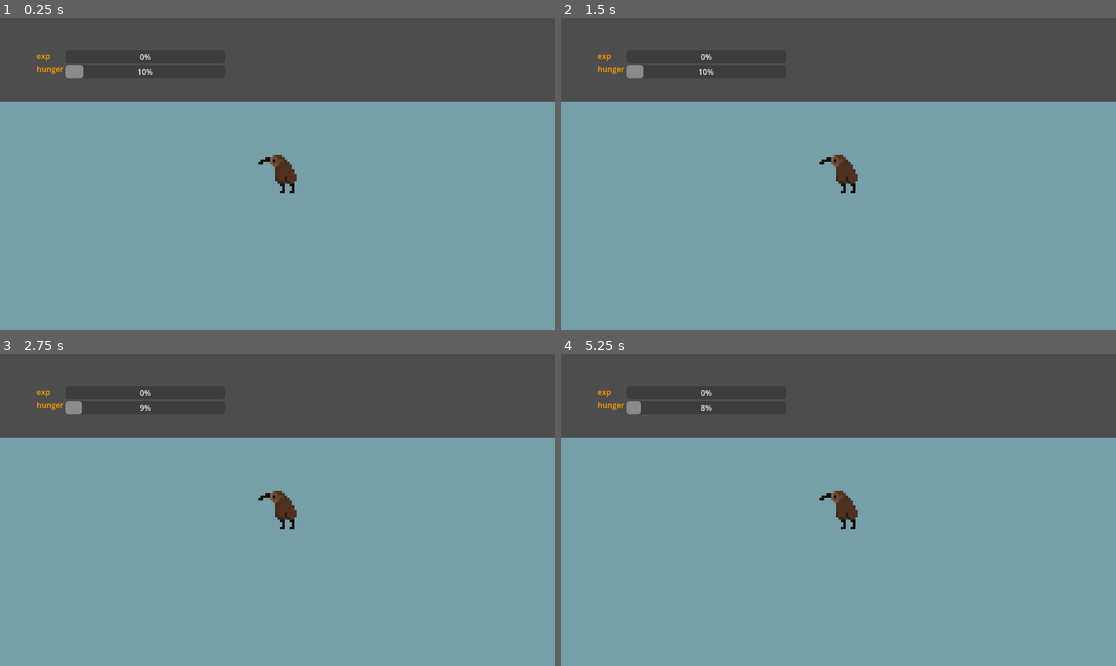
Above: before the commit, frames 1-4 (two rows, left to right).
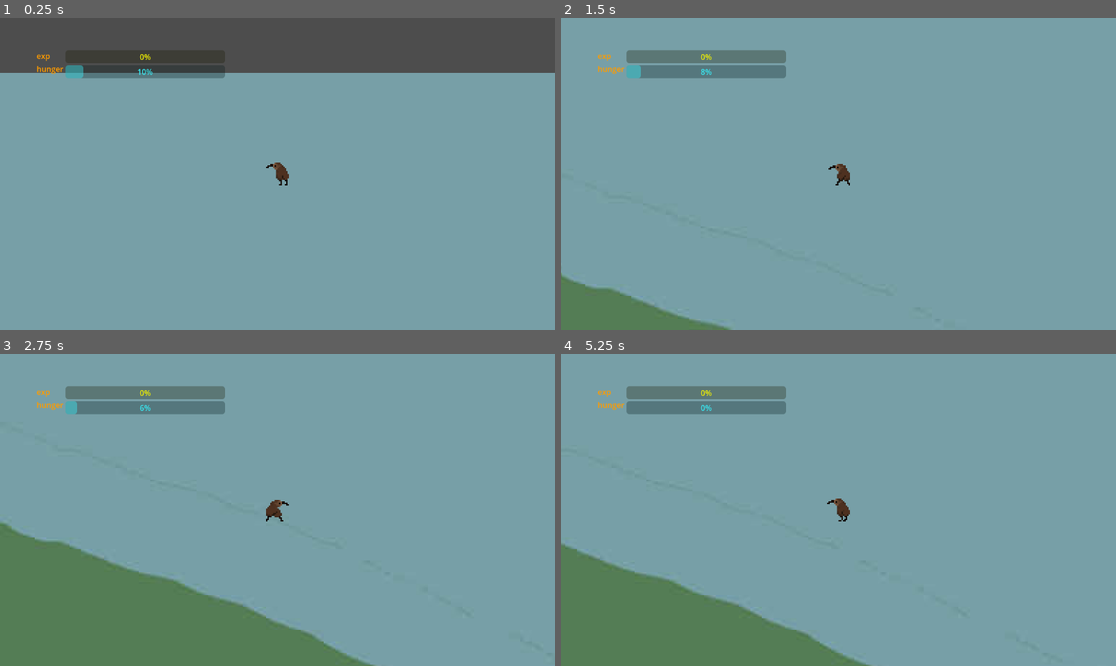
Above: after the commit, the same moments.

Repository: 2192375d/spring2djam
Game: Godot game, scene res://world/World.tscn
The game is run twice, just before and just after one commit, with the same random seed, the same clock (stepped at 60 frames per second) and the same inputs. The engine's default icon, where the game draws it, is replaced by a stand-in: a white triangle on a blue panel in a dark square.
Inputs:
- Up to frame 1 (0.25 s): no input
- Up to frame 2 (1.5 s): hold D (right) from 0.53 s (still down); tap W (up) at 0.6, 0.77, 1.07 s; tap Space (space) at 1.35 s
- Up to frame 3 (2.75 s): tap W (up) at 1.52, 1.55, 1.82, 2.1 s; release D (right) at 2.03 s; hold A (left) from 2.03 s (still down)
- Up to frame 4 (5.25 s): release A (left) at 2.78 s; hold D (right) 2.78-4.28 s; tap Space (space) at 2.85, 4.35 s; tap W (up) at 3.02, 3.05, 3.32, 3.6, 3.77, 4.07, 4.52, 4.55, 4.82, 5.1 s; hold A (left) 4.28-5.03 s; hold D (right) from 5.03 s (still down)

The runs differ from the first frame. In frame 1, 9.8% of the frame differs, in the area x 0-100%, y 11-57%; in frame 2, 30%; in frame 3, 44%, in the area x 0-100%, y 0-100%; in frame 4, 39%.

Commit message:
feat: death animation

Diff:
--- a/autoloads/game_session.gd
+++ b/autoloads/game_session.gd
@@ -1,59 +1,3 @@
 extends Node
 
 var world: World = null
-var game_ui: GameUI = null
-
-var player_hunger_value: float = 100:
-	set(value):
-		player_hunger_value = value
-		if game_ui != null:
-			game_ui.update_hunger_bar(player_hunger_value)
-
-var player_hunger_max: float = 100:
-	set(value):
-		player_hunger_max = value
-		if game_ui != null:
-			game_ui.update_hunger_bar_max(player_hunger_max)
-
-var player_exp_value: float = 30:
-	set(value):
-		player_exp_value = value
-		if game_ui != null:
-			game_ui.update_exp_bar(player_exp_value)
-
-var player_exp_max: float = 50:
-	set(value):
-		player_exp_max = value
-		if game_ui != null:
-			game_ui.update_exp_bar_max(player_exp_max)
-
-var player: Animal
-
-func change_playing_animal(animal_id: Constants.EntityID) -> void:
-	# change player as the correct animal
-
-	var new_position: Vector2 = Vector2(200, 30)# change it to starting spawnpoint
-
-	if player != null:
-		new_position = player.position
-
-	var animal_scene: PackedScene = Constants.entity_dict.get(animal_id)
-	var animal: Animal = animal_scene.instantiate()
-
-	player_hunger_max = animal.entity_resource.hunger_max
-	player_hunger_value = float(animal.entity_resource.hunger_max) / 2
-	player_exp_max = animal.entity_resource.exp_max
-	player_exp_value = 0.0
-
-	animal.position = new_position
-
-	var camera: Camera2D = Camera2D.new()
-	camera.zoom = Vector2(5, 5)
-	animal.add_child(camera)
-	world.add_child(animal)
-
-func player_drain_hunger() -> void:
-	player_hunger_value -= player_hunger_max / float(50) # decrease 2% each second
-
-	if player_hunger_value < 0:
-		print("you dead!")
--- a/effects/blood_particle.tscn
+++ b/effects/blood_particle.tscn
@@ -3,6 +3,7 @@
 [ext_resource type="Material" uid="uid://cax5ngbqlvi7l" path="res://effects/blood_particle.tres" id="1_emdme"]
 
 [node name="Bloodparticle" type="Node2D" unique_id=1430481892]
+scale = Vector2(5, 5)
 
 [node name="GPUParticles2D" type="GPUParticles2D" parent="." unique_id=917649454]
 emitting = false
--- a/entity/animal.gd
+++ b/entity/animal.gd
@@ -7,6 +7,16 @@
 @abstract func player_movement(delta: float) -> void
 
 func die() -> void:
+	set_physics_process(false)
+	velocity = Vector2.ZERO
+	collision_layer = 0
+	collision_mask = 0
+
 	var blood_effect: Node2D = Constants.blood_effect_scene.instantiate()
-	add_child(blood_effect)
+	get_parent().add_child(blood_effect)
+	blood_effect.global_position = global_position
+	var blood_particles: GPUParticles2D = blood_effect.get_node("GPUParticles2D")
+	blood_particles.emitting = true
+	await blood_particles.finished
+	blood_effect.queue_free()
 	queue_free()
--- a/player/player.gd
+++ b/player/player.gd
@@ -2,8 +2,83 @@
 
 class_name Player
 
-@export var animal: Animal
+var animal: Animal
+@export var ui: GameUI
+
+var hunger_value: float = 100:
+	set(value):
+		hunger_value = value
+		if ui != null:
+			ui.update_hunger_bar(hunger_value)
+
+var hunger_max: float = 100:
+	set(value):
+		hunger_max = value
+		if ui != null:
+			ui.update_hunger_bar_max(hunger_max)
+
+var exp_value: float = 30:
+	set(value):
+		exp_value = value
+		if ui != null:
+			ui.update_exp_bar(exp_value)
+
+var exp_max: float = 50:
+	set(value):
+		exp_max = value
+		if ui != null:
+			ui.update_exp_bar_max(exp_max)
+
+func _ready() -> void:
+	var animal_scene: PackedScene = Constants.entity_dict.get(Constants.EntityID.KIWI)
+	animal = animal_scene.instantiate()
+	var camera: Camera2D = Camera2D.new()
+	camera.zoom = Vector2(3, 3)
+	animal.add_child(camera)
+	add_child(animal)
+
+	animal.position = Vector2(200, 30)
+
+	hunger_max = animal.entity_resource.hunger_max
+	hunger_value = float(animal.entity_resource.hunger_max) / 2
+	exp_max = animal.entity_resource.exp_max
+	exp_value = 0.0
+
+func change_playing_animal(animal_id: Constants.EntityID) -> void:
+	# change player as the correct animal
+
+	var spawnpoint: Vector2 = animal.position
+	animal.queue_free()
+
+	var animal_scene: PackedScene = Constants.entity_dict.get(animal_id)
+	animal = animal_scene.instantiate()
+
+	hunger_max = animal.entity_resource.hunger_max
+	hunger_value = float(animal.entity_resource.hunger_max) / 2
+	exp_max = animal.entity_resource.exp_max
+	exp_value = 0.0
+
+	animal.position = spawnpoint
+
+	add_child(animal)
+
+func player_drain_hunger() -> void:
+	hunger_value -= hunger_max / float(50) # decrease 2% each second
+
+	if hunger_value < 0:
+		print("you dead!")
+
 
 func _physics_process(delta: float) -> void:
+
+	if !animal:
+		return
+	if hunger_value < 0.0:
+		animal.die()
+		animal = null
+		return
 	if animal.entity_resource.ai_type == Constants.AIType.GROUND:
 		animal.player_movement(delta)
+
+func _on_hunger_drain_timer_timeout() -> void:
+	hunger_value -= hunger_max / 10.0
--- a/world/World.tscn
+++ b/world/World.tscn
@@ -3,6 +3,7 @@
 [ext_resource type="Script" uid="uid://b2t65g5s8eli3" path="res://world/world.gd" id="1_1tnoa"]
 [ext_resource type="PackedScene" uid="uid://dy7truvlgrnsw" path="res://world/game_ui.tscn" id="2_qcaji"]
 [ext_resource type="Texture2D" uid="uid://4q335xxs2p" path="res://icon.svg" id="4_5hvw7"]
+[ext_resource type="Script" uid="uid://dpue3jvb1jwsd" path="res://player/player.gd" id="5_0wlj7"]
 [ext_resource type="Texture2D" uid="uid://2swrs8b2b6go" path="res://art/forestbg.jpg" id="5_ahhnx"]
 
 [sub_resource type="CanvasTexture" id="CanvasTexture_gv5m4"]
@@ -39,9 +40,12 @@
 [node name="CollisionShape2D" type="CollisionShape2D" parent="StaticBody2D" unique_id=1046109085]
 shape = SubResource("RectangleShape2D_5hvw7")
 
-[node name="HungerDrainTimer" type="Timer" parent="." unique_id=988556076]
+[node name="Player" type="Node2D" parent="." unique_id=2039730567 node_paths=PackedStringArray("ui")]
+script = ExtResource("5_0wlj7")
+ui = NodePath("../game_ui")
+metadata/_custom_type_script = "uid://dpue3jvb1jwsd"
+
+[node name="HungerDrainTimer" type="Timer" parent="Player" unique_id=988556076]
 autostart = true
 
-[node name="Player" type="Node2D" parent="." unique_id=1262927291]
-
-[connection signal="timeout" from="HungerDrainTimer" to="." method="_on_hunger_drain_timer_timeout"]
+[connection signal="timeout" from="Player/HungerDrainTimer" to="Player" method="_on_hunger_drain_timer_timeout"]
--- a/world/game_ui.gd
+++ b/world/game_ui.gd
@@ -5,8 +5,7 @@
 @export var exp_bar: ProgressBar
 @export var hunger_bar: ProgressBar
 
-func _ready() -> void:
-	GameSession.game_ui = self
+
 
 func update_exp_bar_max(new_max: float) -> void:
 	exp_bar.max_value = new_max
--- a/world/game_ui.tscn
+++ b/world/game_ui.tscn
@@ -38,9 +38,19 @@
 size_flags_horizontal = 3
 
 [node name="exp bar" type="ProgressBar" parent="HBoxContainer/bars" unique_id=952911101]
+modulate = Color(1, 1, 0, 1)
 layout_mode = 2
 size_flags_horizontal = 3
 
 [node name="hunger bar" type="ProgressBar" parent="HBoxContainer/bars" unique_id=490975786]
+modulate = Color(0.23000002, 0.96150005, 1, 1)
 layout_mode = 2
 size_flags_horizontal = 3
+
+[node name="VBoxContainer" type="VBoxContainer" parent="." unique_id=1862457573]
+anchors_preset = -1
+anchor_left = 0.3159722
+anchor_top = 0.25925925
+anchor_right = 0.6267361
+anchor_bottom = 0.80401236
+metadata/_edit_use_anchors_ = true
--- a/world/world.gd
+++ b/world/world.gd
@@ -4,8 +4,3 @@
 
 func _ready() -> void:
 	GameSession.world = self
-	GameSession.change_playing_animal(Constants.EntityID.KIWI)
-
-
-func _on_hunger_drain_timer_timeout() -> void:
-	GameSession.player_drain_hunger()
